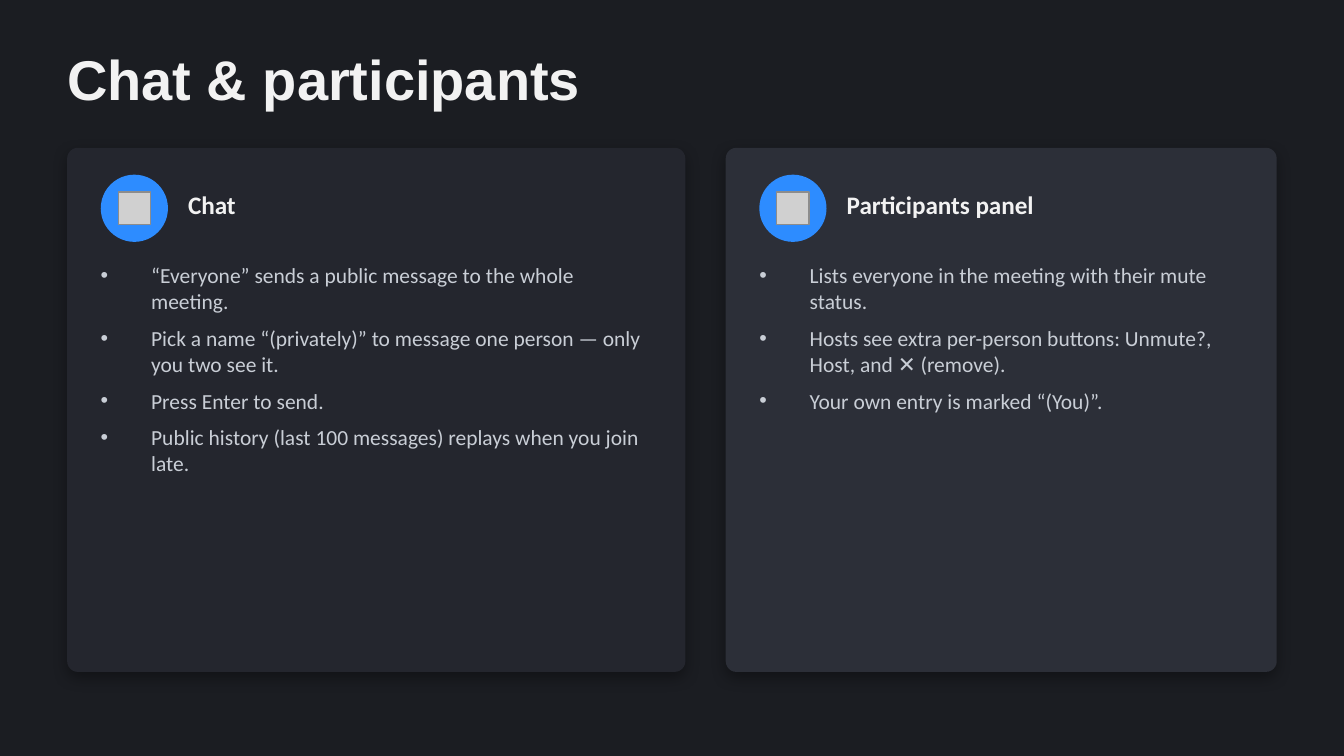
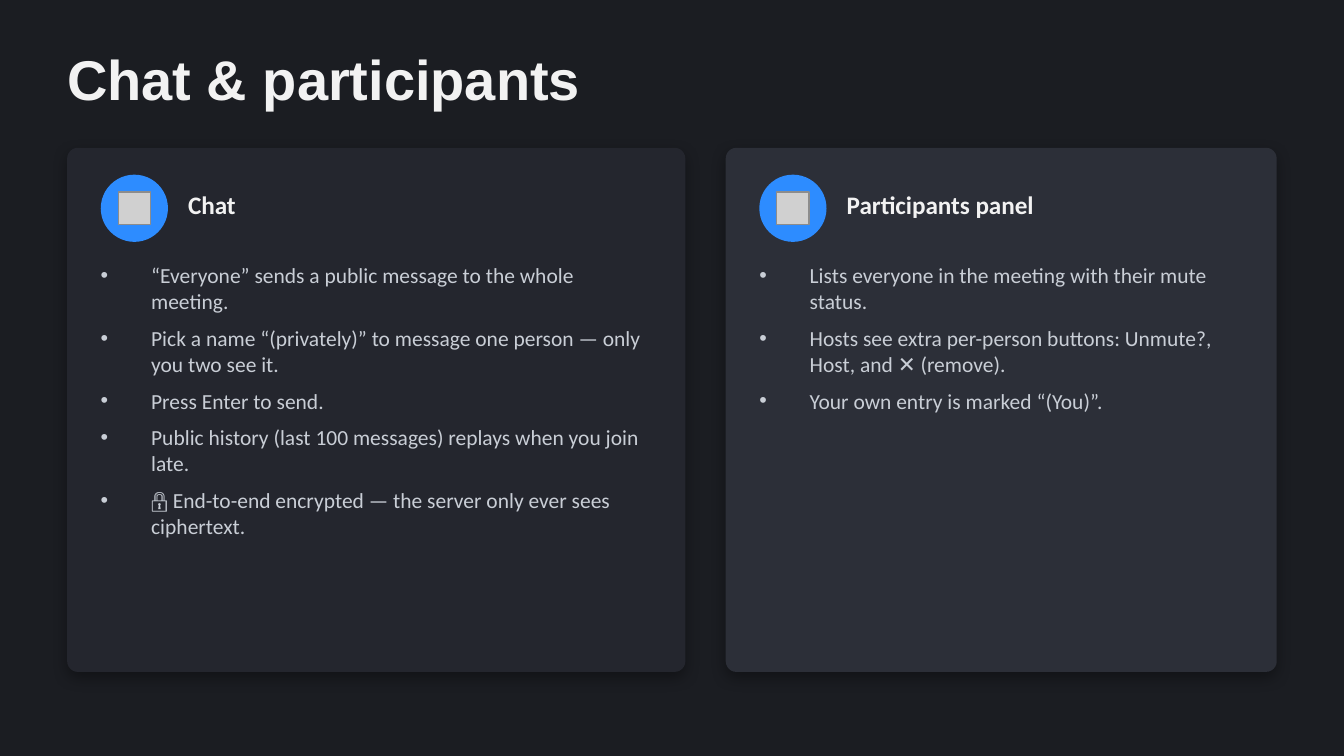
Before and after one commit to muleskin/Zplus, a slide deck: slide 8 of docs/Z+ User & Admin Guide.pptx. Drawn at 1344x756 pixels with LibreOffice and Linux fonts; fonts in the diff are those of the drawing; grey boxes stand for pictures. Boxes give left, top, right and bottom in pixels: in the first picture for what was removed or moved away, otherwise in the second. Text is boxed around its words. In the diff, an @@ line names an element or a change of style, - is before the commit and + after.

```diff
--- a/docs/Z+ User & Admin Guide.pptx
+++ b/docs/Z+ User & Admin Guide.pptx
@@ text at [151, 493, 610, 538]: paragraph added @@
+• 🔒 End-to-end encrypted — the server only ever sees ciphertext.
```
Also in this commit, not shown: 3 other slides changed, 1 slide added, 25 other files.
